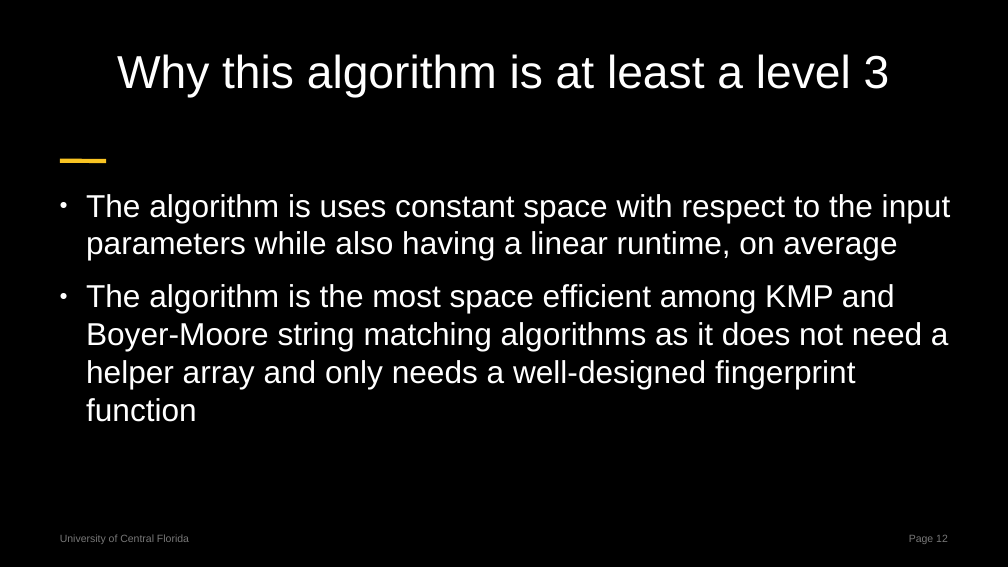
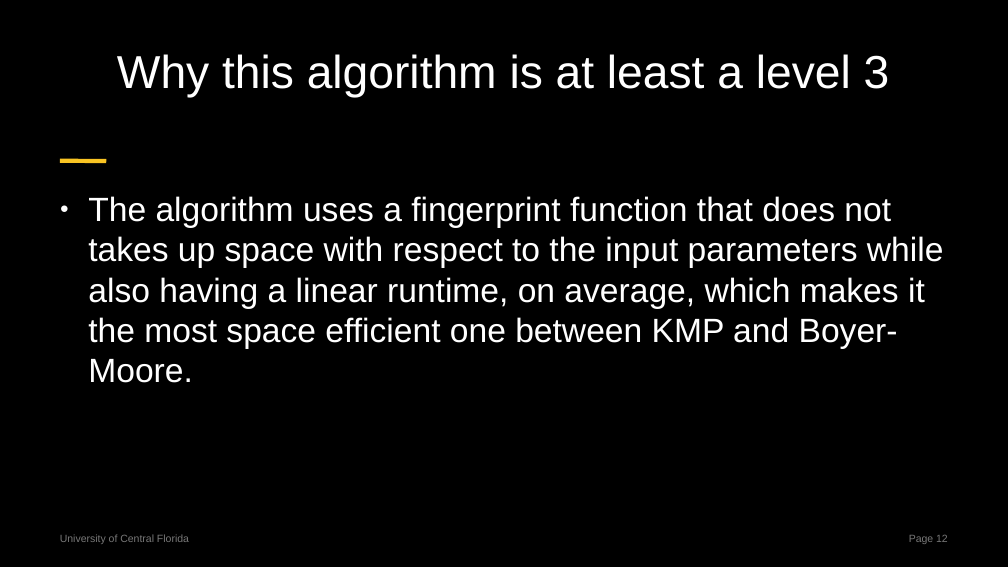
Before and after one commit to centuryhopper/Fall2022CourseContents, a slide deck: slide 12 of CAP6515/paper_presentation_files/rabin-karp-presentation.pptx. Drawn at 1008x567 pixels with LibreOffice and Linux fonts; fonts in the diff are those of the drawing. Boxes give left, top, right and bottom in pixels: in the first picture for what was removed or moved away, otherwise in the second. Text is boxed around its words. In the diff, an @@ line names an element or a change of style, - is before the commit and + after.

```diff
--- a/CAP6515/paper_presentation_files/rabin-karp-presentation.pptx
+++ b/CAP6515/paper_presentation_files/rabin-karp-presentation.pptx
@@ text at (x1=88, y1=196, x2=944, y2=383): text changed; size 30.1 to 32 pt @@
-● The algorithm is uses constant space with respect to the input parameters while also having a linear runtime, on average
-● The algorithm is the most space efficient among KMP and Boyer-Moore string matching algorithms as it does not need a helper array and only needs a well-designed fingerprint function
+● The algorithm uses a fingerprint function that does not takes up space with respect to the input parameters while also having a linear runtime, on average, which makes it the most space efficient one between KMP and Boyer-Moore.
```
Also in this commit, not shown: 3 other slides changed.
